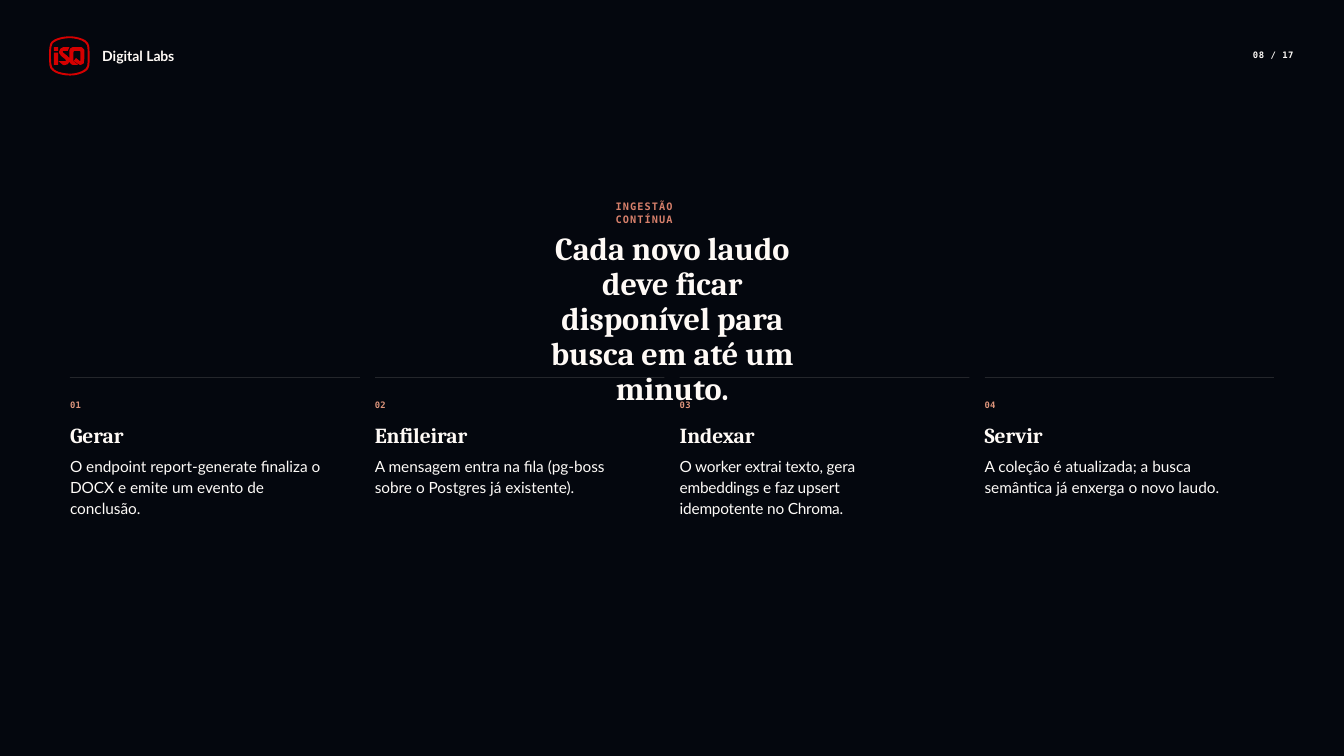
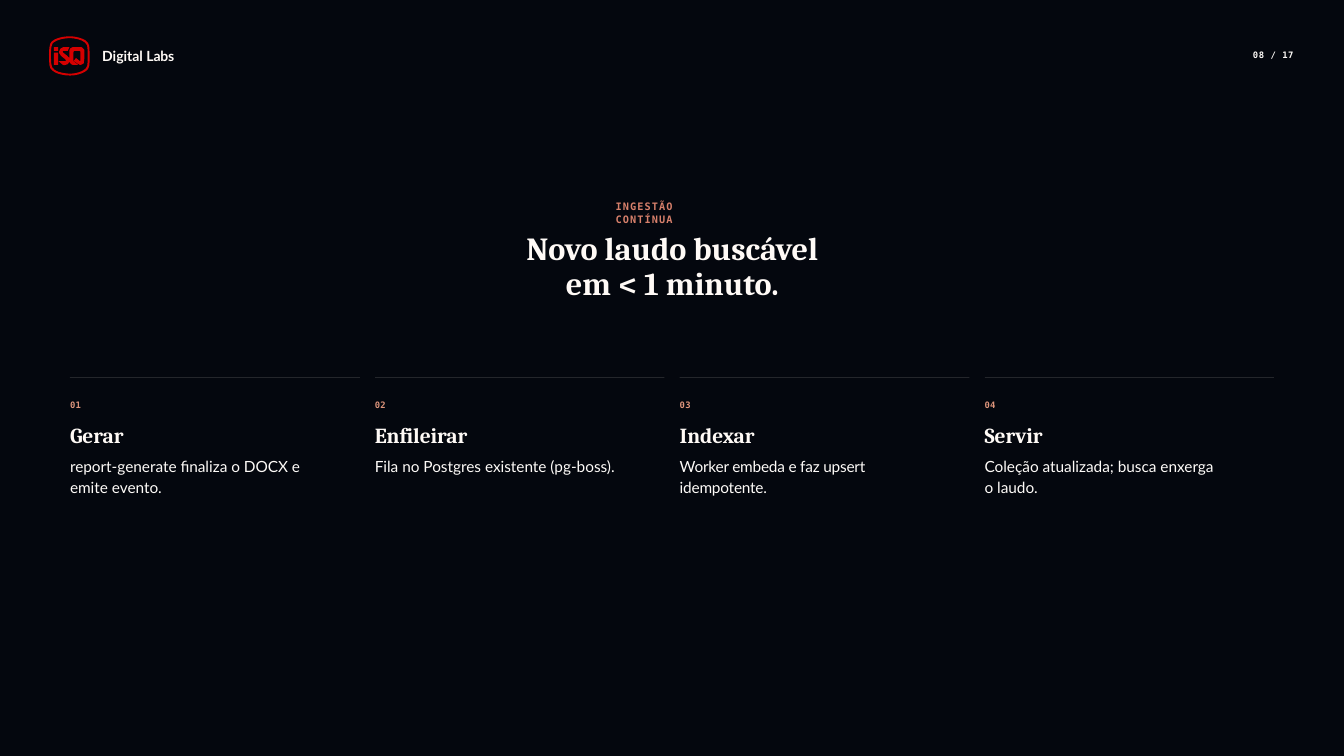
Before and after one commit to dropeko/rag-personal, a slide deck: slide 8 of references/Apresentacao_RAG_2026-06-01.pptx. Drawn at 1344x756 pixels with LibreOffice and Linux fonts; fonts in the diff are those of the drawing. Boxes give left, top, right and bottom in pixels: in the first picture for what was removed or moved away, otherwise in the second. Text is boxed around its words. In the diff, an @@ line names an element or a change of style, - is before the commit and + after.

```diff
--- a/references/Apresentacao_RAG_2026-06-01.pptx
+++ b/references/Apresentacao_RAG_2026-06-01.pptx
@@ text at <box>526,237,818,296</box>: text changed @@
-Cada novo laudo deve ficar disponível para busca em até um minuto.
+Novo laudo buscável em < 1 minuto.
@@ text at <box>70,460,300,493</box>: text changed @@
-O endpoint report-generate finaliza o DOCX e emite um evento de conclusão.
+report-generate finaliza o DOCX e emite evento.
@@ text at <box>375,460,614,475</box>: text changed @@
-A mensagem entra na fila (pg-boss sobre o Postgres já existente).
+Fila no Postgres existente (pg-boss).
@@ text at <box>680,460,865,496</box>: text changed @@
-O worker extrai texto, gera embeddings e faz upsert idempotente no Chroma.
+Worker embeda e faz upsert idempotente.
@@ text at <box>985,460,1213,493</box>: text changed @@
-A coleção é atualizada; a busca semântica já enxerga o novo laudo.
+Coleção atualizada; busca enxerga o laudo.
```
Also in this commit, not shown: 16 other slides changed, 1 other file.
